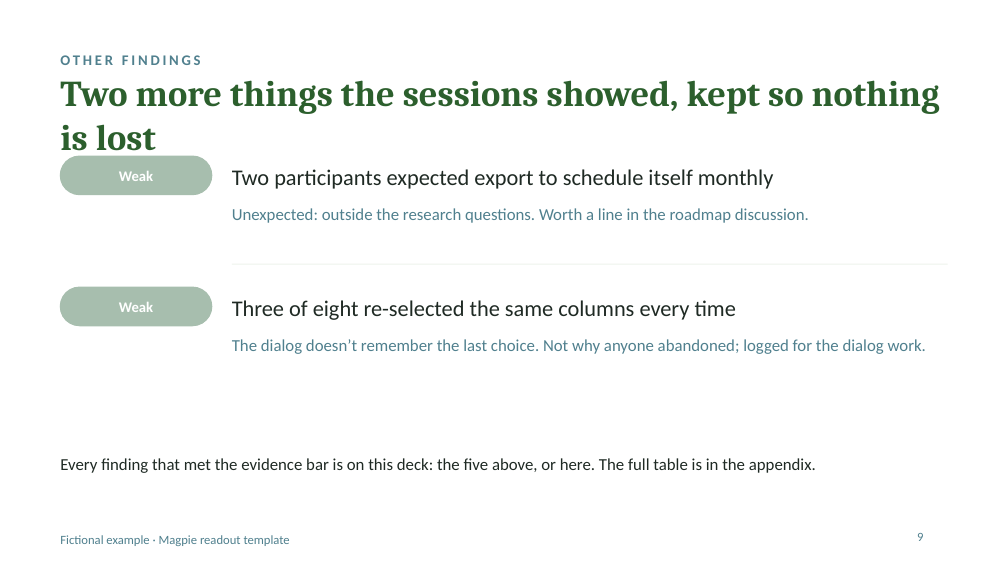
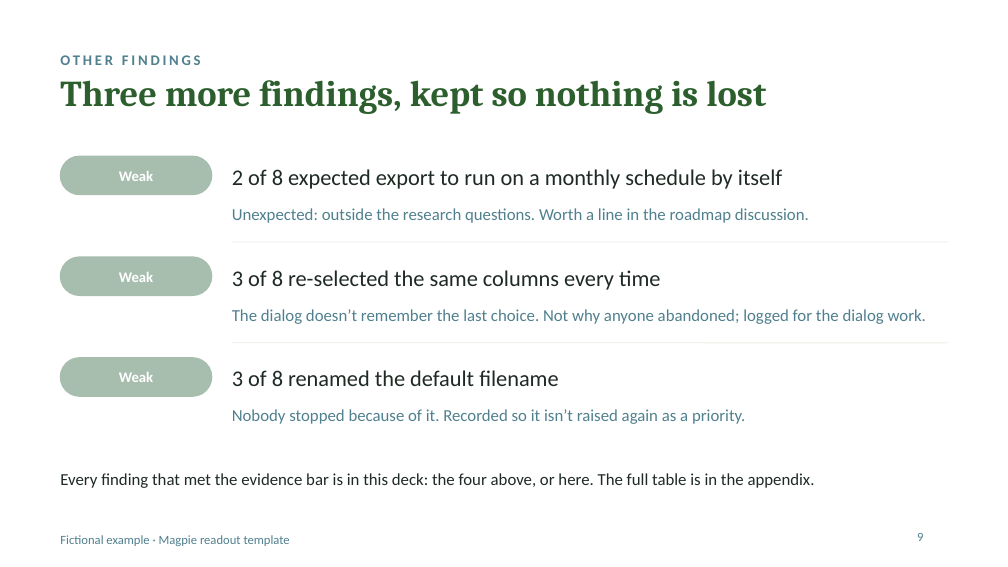
Before and after one commit to kirstenhosic/user-research-assistant, a slide deck: slide 9 of docs/examples/example-readout.pptx. Drawn at 1008x567 pixels with LibreOffice and Linux fonts; fonts in the diff are those of the drawing. Boxes give left, top, right and bottom in pixels: in the first picture for what was removed or moved away, otherwise in the second. Text is boxed around its words. In the diff, an @@ line names an element or a change of style, - is before the commit and + after.

```diff
--- a/docs/examples/example-readout.pptx
+++ b/docs/examples/example-readout.pptx
@@ title at bbox=[60, 80, 766, 114]: text changed @@
-Two more things the sessions showed, kept so nothing is lost
+Three more findings, kept so nothing is lost
@@ text at bbox=[232, 169, 782, 189]: text changed @@
-Two participants expected export to schedule itself monthly
+2 of 8 expected export to run on a monthly schedule by itself
@@ 2 texts, 1 rounded rectangle: place and size @@
-2 texts, 1 rounded rectangle at bbox=[60, 287, 926, 354]
+2 texts, 1 rounded rectangle at bbox=[60, 257, 926, 324]
@@ text at bbox=[232, 270, 660, 290]: text changed @@
-Three of eight re-selected the same columns every time
+3 of 8 re-selected the same columns every time
@@ rounded rectangle added at bbox=[60, 358, 212, 396], fill #A7BEAE, outline #A7BEAE 1 pt @@
@@ line added from (232, 343) to (948, 343), #EEF3EC 0.75 pt @@
@@ text added at bbox=[119, 372, 153, 382], 10.5 pt, text #FFFFFF, bold @@
+Weak
@@ text added at bbox=[232, 370, 558, 386], 16 pt, text #1F2A24 @@
+3 of 8 renamed the default filename
@@ text added at bbox=[232, 409, 745, 424], 12 pt, text #50808E @@
+Nobody stopped because of it. Recorded so it isn’t raised again as a priority.
@@ text at bbox=[60, 473, 815, 488]: text changed @@
-Every finding that met the evidence bar is on this deck: the five above, or here. The full table is in the appendix.
+Every finding that met the evidence bar is in this deck: the four above, or here. The full table is in the appendix.
```
Also in this commit, not shown: 13 other slides changed, 1 slide added, 7 other files.
